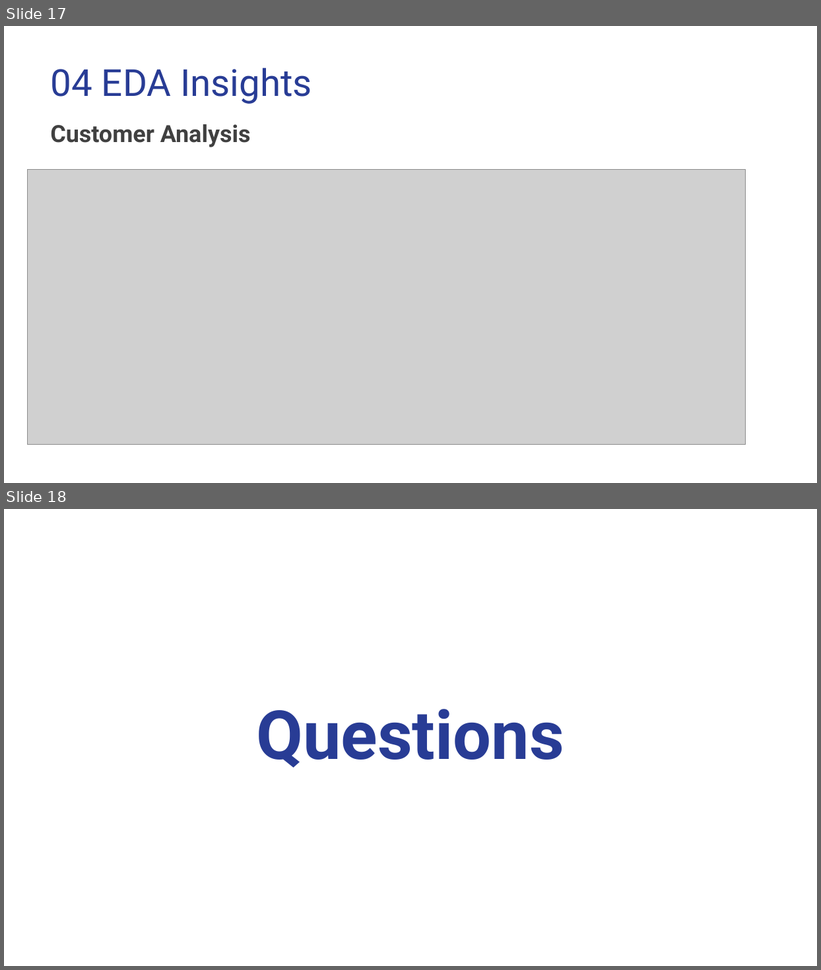
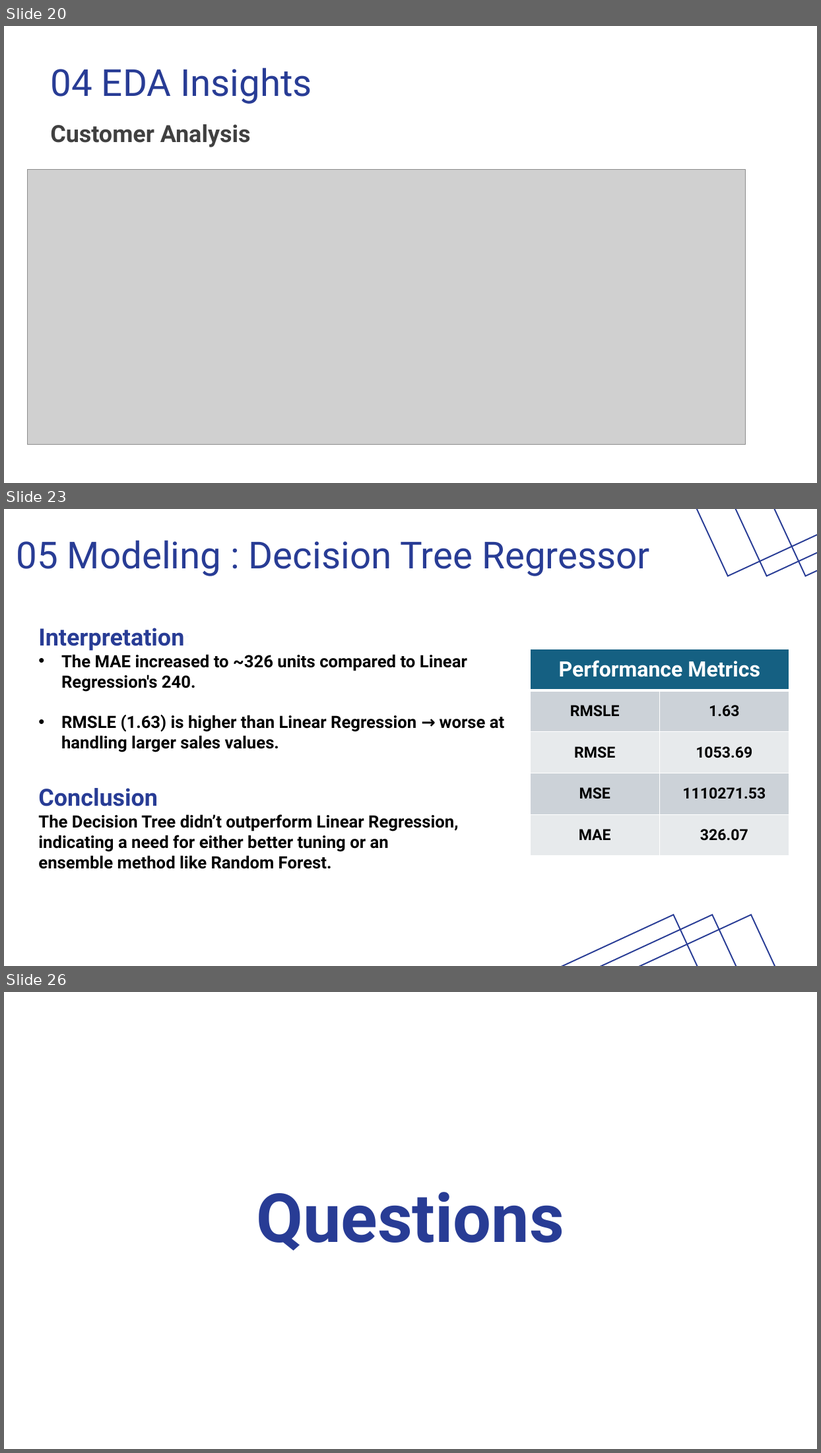
Before and after one commit to AbdallahGasem/Sales-Forecasting-and-Demand-Prediction, a slide deck: Milestones/M1/SalesForecastingandDemandPredication-Presentation.pptx. Shown one above the other, each under a label of ours: slides 17 and 18 before the commit, slides 20, 23 and 26 after it; the slides between them are not shown. The pictures are 821x970 and 821x1453 pixels, drawn with LibreOffice and Linux fonts; fonts in the diff are those of the drawing; grey boxes stand for pictures. Boxes give left, top, right and bottom in pixels: in the first picture for what was removed or moved away, otherwise in the second. Text is boxed around its words. In the diff, an @@ line names an element or a change of style, - is before the commit and + after.

```diff
--- a/Milestones/M1/SalesForecastingandDemandPredication-Presentation.pptx
+++ b/Milestones/M1/SalesForecastingandDemandPredication-Presentation.pptx
@@ slide 23 added at (4,509,817,966), background #FFFFFF @@
@@ rectangle added at (583,509,817,576), outline #283C95 1.5 pt @@
@@ rectangle added at (622,509,817,576), outline #283C95 1.5 pt @@
@@ rectangle added at (661,509,817,576), outline #283C95 1.5 pt @@
@@ title added at (16,540,649,576), 44 pt, text #283C95 @@
+05 Modeling : Decision Tree Regressor
@@ text added at (38,628,504,753), 20 pt, text #000000, bold @@
+Interpretation:
+• The MAE increased to ~326 units compared to Linear Regression's 240.
+• RMSLE (1.63) is higher than Linear Regression → worse at handling larger sales values.
@@ table added at (531,650,789,857), 5 rows, 2 columns @@
+Performance Metrics | 
+RMSLE | 1.63
+RMSE | 1053.69
+MSE | 1110271.53
+MAE | 326.07
@@ text added at (38,788,458,869), 20 pt, text #000000, bold @@
+Conclusion
+The Decision Tree didn’t outperform Linear Regression, indicating a need for either better tuning or an ensemble method like Random Forest.
@@ rectangle added at (365,916,817,966), outline #283C95 1.5 pt @@
@@ rectangle added at (404,916,817,966), outline #283C95 1.5 pt @@
@@ rectangle added at (443,916,817,966), outline #283C95 1.5 pt @@
@@ what was slide 17 is now slide 20 @@
@@ what was slide 18 is now slide 26 @@
```
Also in this commit, not shown: 2 slides changed, 7 other slides added, 5 other files.
